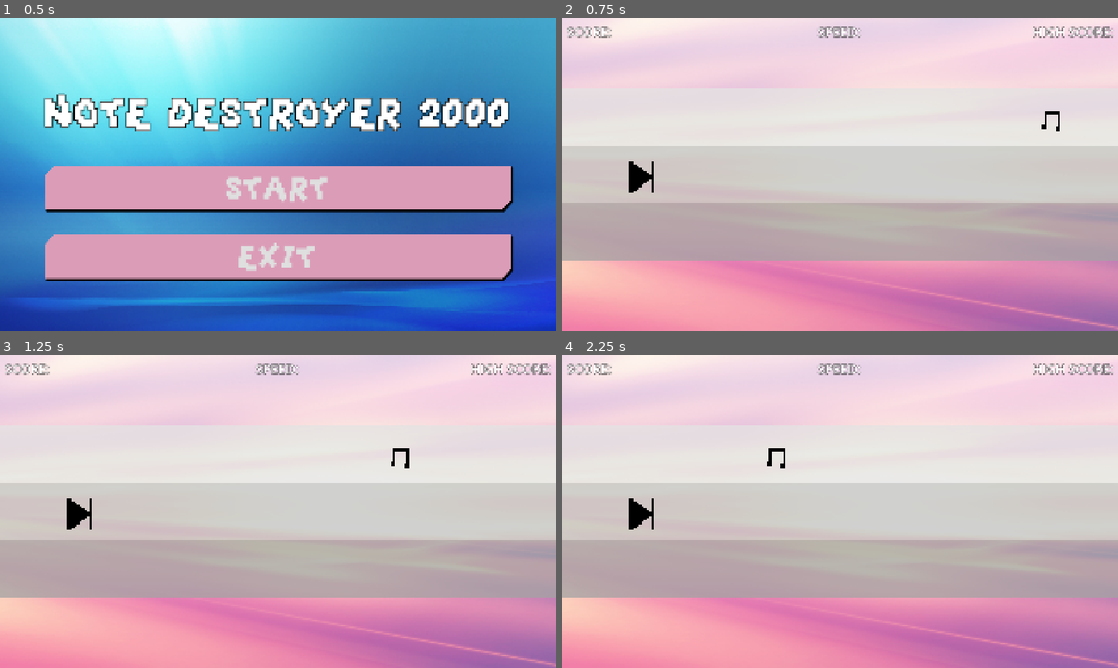
Above: before the commit, frames 1-4 (two rows, left to right).
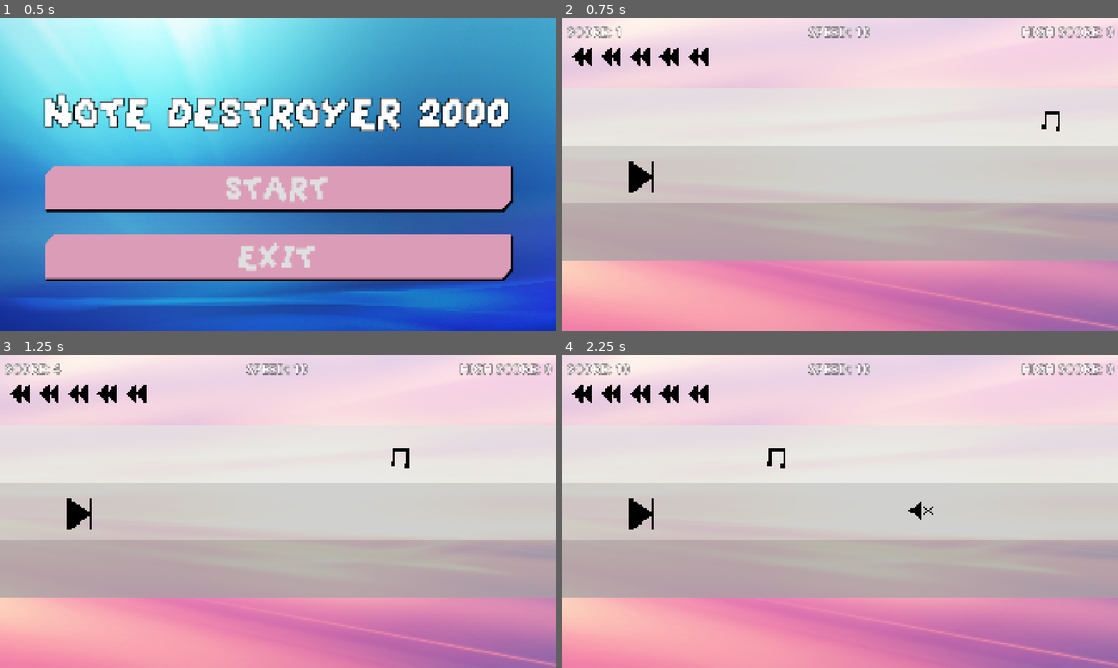
Above: after the commit, the same moments.

Repository: chorwat2137/haven-2026
Game: Godot game, scene res://scenes/main_menu.tscn
Same seed, same stepped clock (60 frames per second), same inputs: the game is played once before the commit and once after it.
Inputs:
- Up to frame 1 (0.5 s): no input
- Up to frame 2 (0.75 s): click "START" at 0.5 s
- Up to frame 3 (1.25 s): no input
- Up to frame 4 (2.25 s): tap Enter (ui_accept) at 1.25, 1.52 s; hold Right (ui_right) from 1.28 s (still down); tap Space (shoot) at 1.35, 2.1 s

Frame 1 is identical in both runs. In frame 2, 1.3% of the frame differs, in the area x 1-100%, y 2-16%; in frame 3, 1.4%; in frame 4, 1.5%, in the area x 1-100%, y 2-53%.
Error before the commit: Parse Error: Expected identifier after "." for attribute access. (res://scripts/player_control.gd:98)

Commit message:
Automatic sync

Diff:
--- a/scripts/player_control.gd
+++ b/scripts/player_control.gd
@@ -95,5 +95,5 @@
 		Highscore.highscore = score
 		Highscore.save_game()
 	get_parent().get_node("HUD").get_node("HighScoreLabel").text = "HIGH SCORE: " + str(int(Highscore.highscore/100))
-	get_parent().get_node("HUD").("ScoreLabel").text = "SCORE: " + str(int(get_parent().score/100))
-	get_parent().get_node("HUD").("SpeedLabel").text = "SPEED: " + str(int(get_parent().speed))
+	get_parent().get_node("HUD").get_node("ScoreLabel").text = "SCORE: " + str(int(get_parent().score/100))
+	get_parent().get_node("HUD").get_node("SpeedLabel").text = "SPEED: " + str(int(get_parent().speed))
